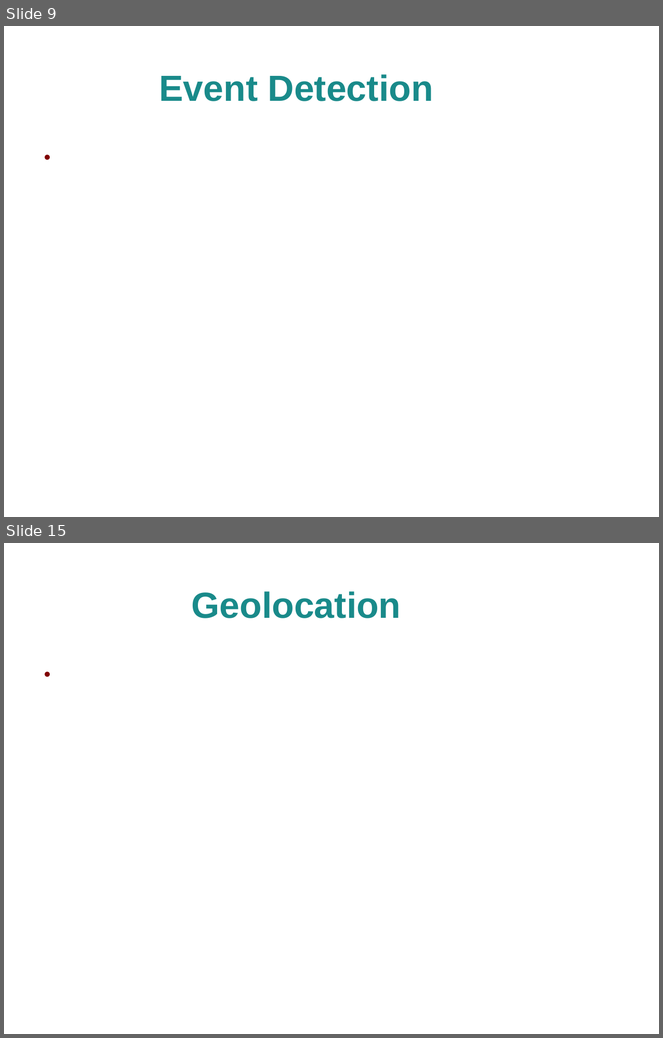
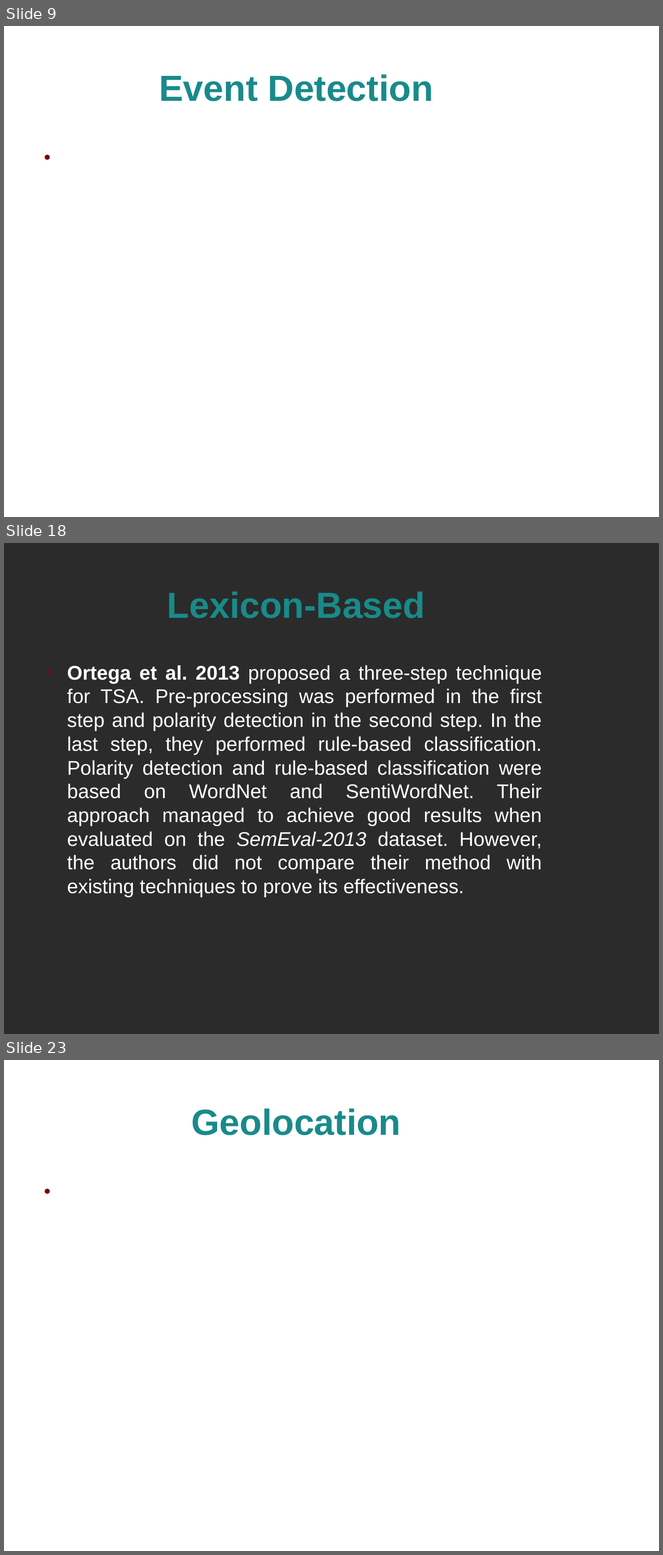
Before and after one commit to alextsil/twitter-topic-detection-and-analysis, a slide deck: parousiasi/presentation.odp. Shown one above the other, each under a label of ours: slides 9 and 15 before the commit, slides 9, 18 and 23 after it; the slides between them are not shown. The pictures are 663x1038 and 663x1555 pixels, drawn with LibreOffice and Linux fonts; fonts in the diff are those of the drawing; background and template pictures are left out; a plain dark background stands for a picture behind light text. Boxes give left, top, right and bottom in pixels: in the first picture for what was removed or moved away, otherwise in the second. Text is boxed around its words. In the diff, an @@ line names an element or a change of style, - is before the commit and + after.

Commit message:
added sentiment slides

```diff
--- a/parousiasi/presentation.odp
+++ b/parousiasi/presentation.odp
@@ slide 18 added at box(4, 543, 659, 1034), background picture (left out) @@
@@ title added at box(167, 591, 425, 618), 44 pt, text #198A8A, bold @@
+Lexicon-Based
@@ text added at box(67, 665, 542, 898), 24 pt, text #FFFFFF @@
+● Ortega et al. 2013 proposed a three-step technique for TSA. Pre-processing was performed in the first step and polarity detection in the second step. In the last step, they performed rule-based classification. Polarity detection and rule-based classification were based on WordNet and SentiWordNet. Their approach managed to achieve good results when evaluated on the SemEval-2013 dataset. However, the authors did not compare their method with existing techniques to prove its effectiveness.
@@ what was slide 15 is now slide 23 @@
```
Also in this commit, not shown: 1 slide changed, 12 other slides added, 5 slides removed.
